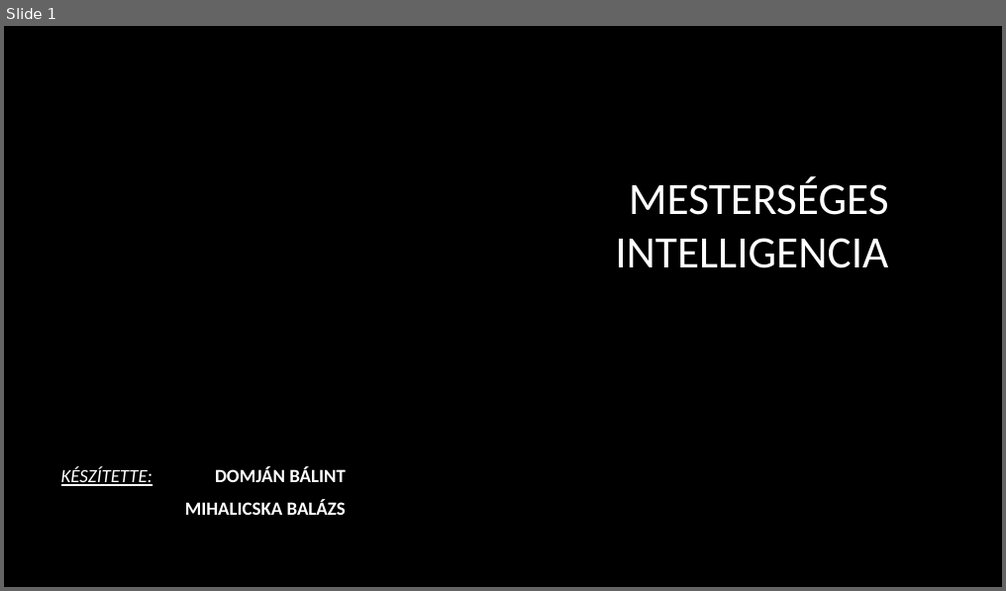
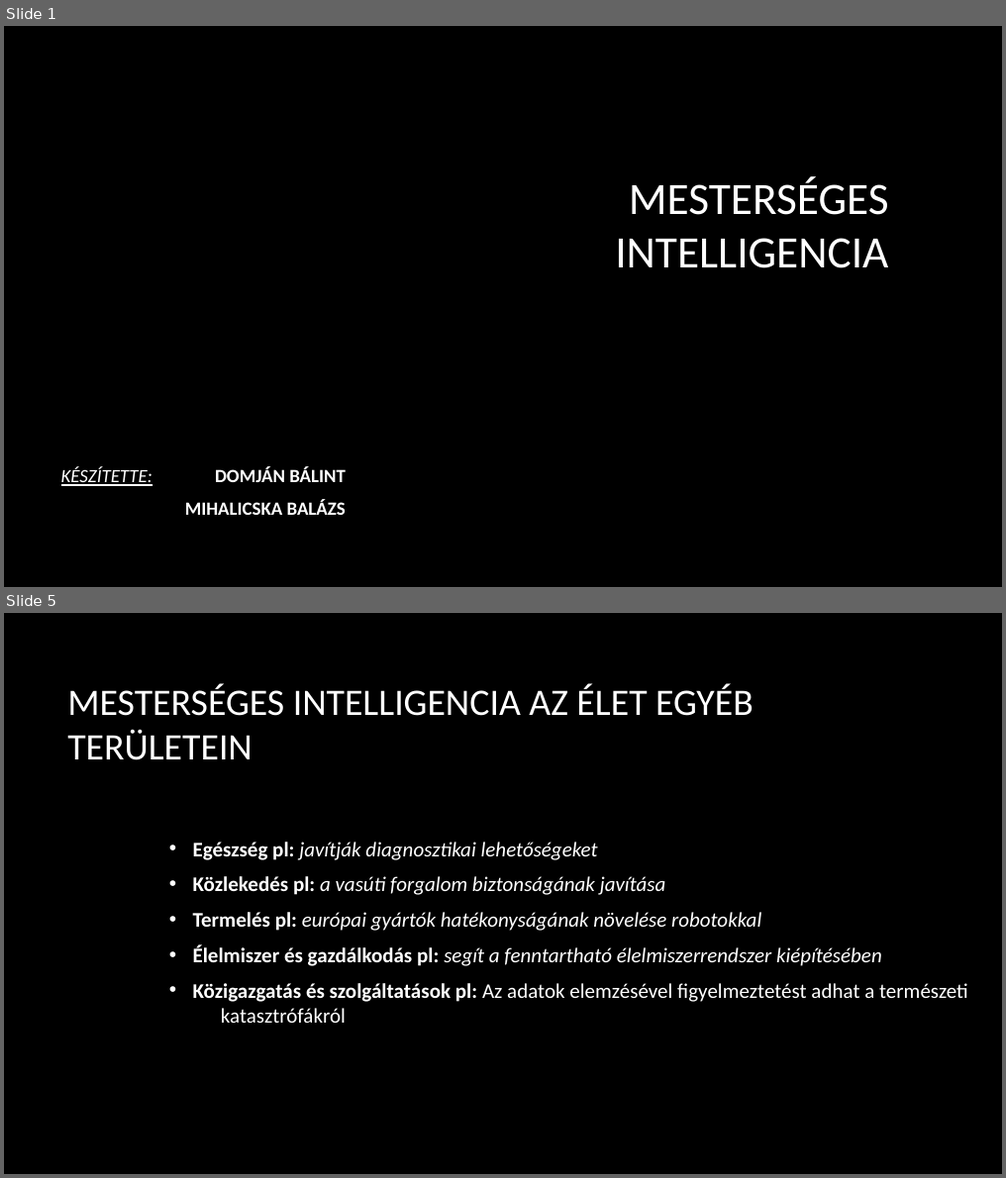
Before and after one commit to DomBalint17/Projekt, a slide deck: mestersegesi.pptx. Shown one above the other, each under a label of ours: slide 1 before the commit, slides 1 and 5 after it; the slides between them are not shown. The pictures are 1006x591 and 1006x1178 pixels, drawn with LibreOffice and Linux fonts; fonts in the diff are those of the drawing; background and template pictures are left out. Boxes give left, top, right and bottom in pixels: in the first picture for what was removed or moved away, otherwise in the second. Text is boxed around its words. In the diff, an @@ line names an element or a change of style, - is before the commit and + after.

```diff
--- a/mestersegesi.pptx
+++ b/mestersegesi.pptx
@@ slide 5 added at (4, 613, 1002, 1174), background picture (left out) @@
@@ title added at (67, 683, 753, 761), 36 pt, text #FFFFFF @@
+MESTERSÉGES INTELLIGENCIA AZ ÉLET EGYÉB TERÜLETEIN
@@ text added at (193, 842, 968, 1023), 20 pt, text #FFFFFF, italic @@
+• Egészség pl: javítják diagnosztikai lehetőségeket
+• Közlekedés pl: a vasúti forgalom biztonságának javítása
+• Termelés pl: európai gyártók hatékonyságának növelése robotokkal
+• Élelmiszer és gazdálkodás pl: segít a fenntartható élelmiszerrendszer kiépítésében
+• Közigazgatás és szolgáltatások pl: Az adatok elemzésével figyelmeztetést adhat a természeti katasztrófákról
```
Also in this commit, not shown: 4 other slides added.
